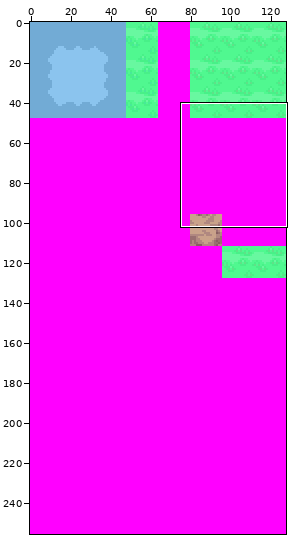
Sprite sheet, stored at tiles/route_204/bottom.png. Above: a wide view before the commit, with the close-up outlined.
Close-up. As it was:
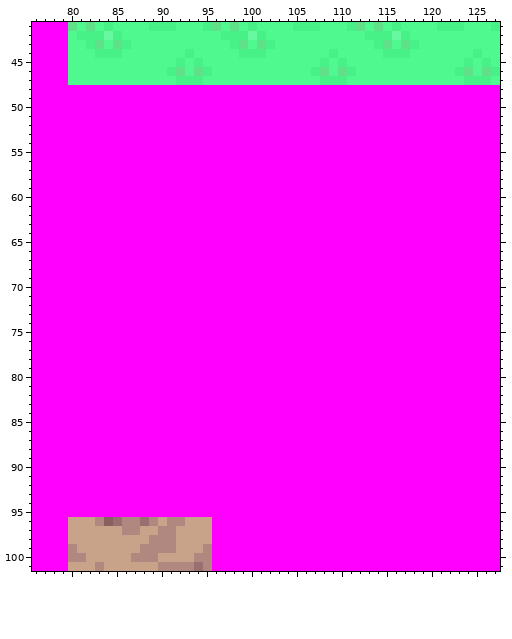
The file is 128x256 pixels. Shown: x 76..127, y 41..101. The commit also changed other parts of the picture, which this record leaves out.
And afterwards:
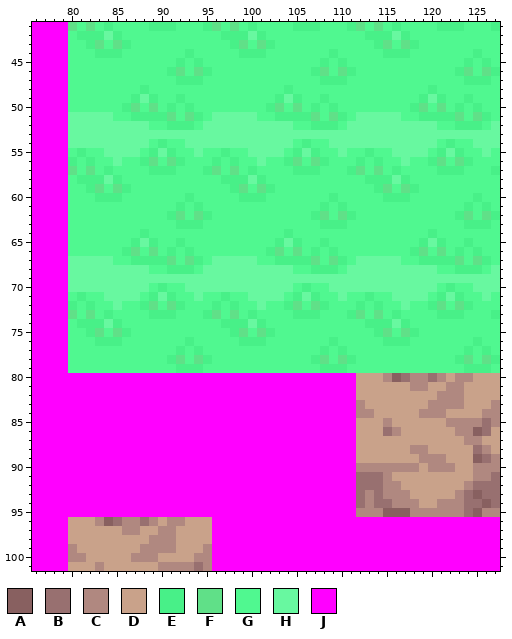
Palette (. is transparent): A #886060  B #987070  C #b08880  D #c9a28a  E #48f088  F #60e088  G #50f890  H #68f8a0  J #ff00ff
The exact change:
Changed rows in their new state; - is an unchanged pixel.
first column x 80:
 48 GGGGGGGGEGGGGGGGGGGGGGGGEGGGGGGGGGGGGGGGEGGGGGGG
 49 GGGGGGGEHEGGEGGGGGGGGGGEHEGGEGGGGGGGGGGEHEGGEGGG
 50 GGGGGGEFGFGEGEGGGGGGGGEFGFGEGEGGGGGGGGEFGFGEGEGG
 51 HHHHHGGEEEEFGFEGHHHHHGGEEEEFGFEGHHHHHGGEEEEFGFEG
 52 HHHHHHHHHGGEEEGHHHHHHHHHHGGEEEGHHHHHHHHHHGGEEEGH
 53 HHHHHHHHHHHHHHHHHHHHHHHHHHHHHHHHHHHHHHHHHHHHHHHH
 54 HHHHHHHHHGEGGHHHHHHHHHHHHGEGGHHHHHHHHHHHHGEGGHHH
 55 GEGGHHHHGEHEGGHGGEGGHHHHGEHEGGHGGEGGHHHHGEHEGGHG
 56 EGEGGHGGEFGFEGGGEGEGGHGGEFGFEGGGEGEGGHGGEFGFEGGG
 57 FGFGEGGGGEEEGGGEFGFGEGGGGEEEGGGEFGFGEGGGGEEEGGGE
 58 GEEEHEGGGGGGGGGGGEEEHEGGGGGGGGGGGEEEHEGGGGGGGGGG
 59 GGEFGFEGGGGGGGGGGGEFGFEGGGGGGGGGGGEFGFEGGGGGGGGG
 60 GGGEEEGGGGGGGEGGGGGEEEGGGGGGGEGGGGGEEEGGGGGGGEGG
 61 GGGGGGGGGGGGEGEGGGGGGGGGGGGGEGEGGGGGGGGGGGGGEGEG
 62 GGGGGGGGGGGEFGFEGGGGGGGGGGGEFGFEGGGGGGGGGGGEFGFE
 63 GGGGGGGGGGGGEEEGGGGGGGGGGGGGEEEGGGGGGGGGGGGGEEEG
 64 GGGGGGGGEGGGGGGGGGGGGGGGEGGGGGGGGGGGGGGGEGGGGGGG
 65 GGGGGGGEHEGGEGGGGGGGGGGEHEGGEGGGGGGGGGGEHEGGEGGG
 66 GGGGGGEFGFGEGEGGGGGGGGEFGFGEGEGGGGGGGGEFGFGEGEGG
 67 HHHHHGGEEEEFGFEGHHHHHGGEEEEFGFEGHHHHHGGEEEEFGFEG
 68 HHHHHHHHHGGEEEGHHHHHHHHHHGGEEEGHHHHHHHHHHGGEEEGH
 69 HHHHHHHHHHHHHHHHHHHHHHHHHHHHHHHHHHHHHHHHHHHHHHHH
 70 HHHHHHHHHGEGGHHHHHHHHHHHHGEGGHHHHHHHHHHHHGEGGHHH
 71 GEGGHHHHGEHEGGHGGEGGHHHHGEHEGGHGGEGGHHHHGEHEGGHG
 72 EGEGGHGGEFGFEGGGEGEGGHGGEFGFEGGGEGEGGHGGEFGFEGGG
 73 FGFGEGGGGEEEGGGEFGFGEGGGGEEEGGGEFGFGEGGGGEEEGGGE
 74 GEEEHEGGGGGGGGGGGEEEHEGGGGGGGGGGGEEEHEGGGGGGGGGG
 75 GGEFGFEGGGGGGGGGGGEFGFEGGGGGGGGGGGEFGFEGGGGGGGGG
 76 GGGEEEGGGGGGGEGGGGGEEEGGGGGGGEGGGGGEEEGGGGGGGEGG
 77 GGGGGGGGGGGGEGEGGGGGGGGGGGGGEGEGGGGGGGGGGGGGEGEG
 78 GGGGGGGGGGGEFGFEGGGGGGGGGGGEFGFEGGGGGGGGGGGEFGFE
 79 GGGGGGGGGGGGEEEGGGGGGGGGGGGGEEEGGGGGGGGGGGGGEEEG
 80 --------------------------------DDDCABCCBCDCCDDD
 81 --------------------------------DDDDDDCCDDCCDDDD
 82 --------------------------------DDDDDDDDDCCCDDDD
 83 --------------------------------CDDDDDDDCCCCDDDC
 84 --------------------------------CCDDDDDCCCDDDDCC
 85 --------------------------------DDDCDDDDDDCCCCBC
 86 --------------------------------DDDBCDDDDDDCCABD
 87 --------------------------------DDDDDDDDDDDDCCDD
 88 --------------------------------DDDDDDCCDDDDDBCD
 89 --------------------------------DDDDDDDCCCDDDABC
 90 --------------------------------CCCCCCCDCCCDDCCC
 91 --------------------------------BBBCDDDDDDDDDCCB
 92 --------------------------------BBBCCDDDDDDDCBBB
 93 --------------------------------BCBCCCDDDDDCBABB
 94 --------------------------------BCBBCCCDDCCCBBAB
 95 --------------------------------CCCAAACCCCCCBACC
Where, in picture pixels (left, top, right, bottom), the same in both close-ups:
changed: (68, 85, 500, 517)
